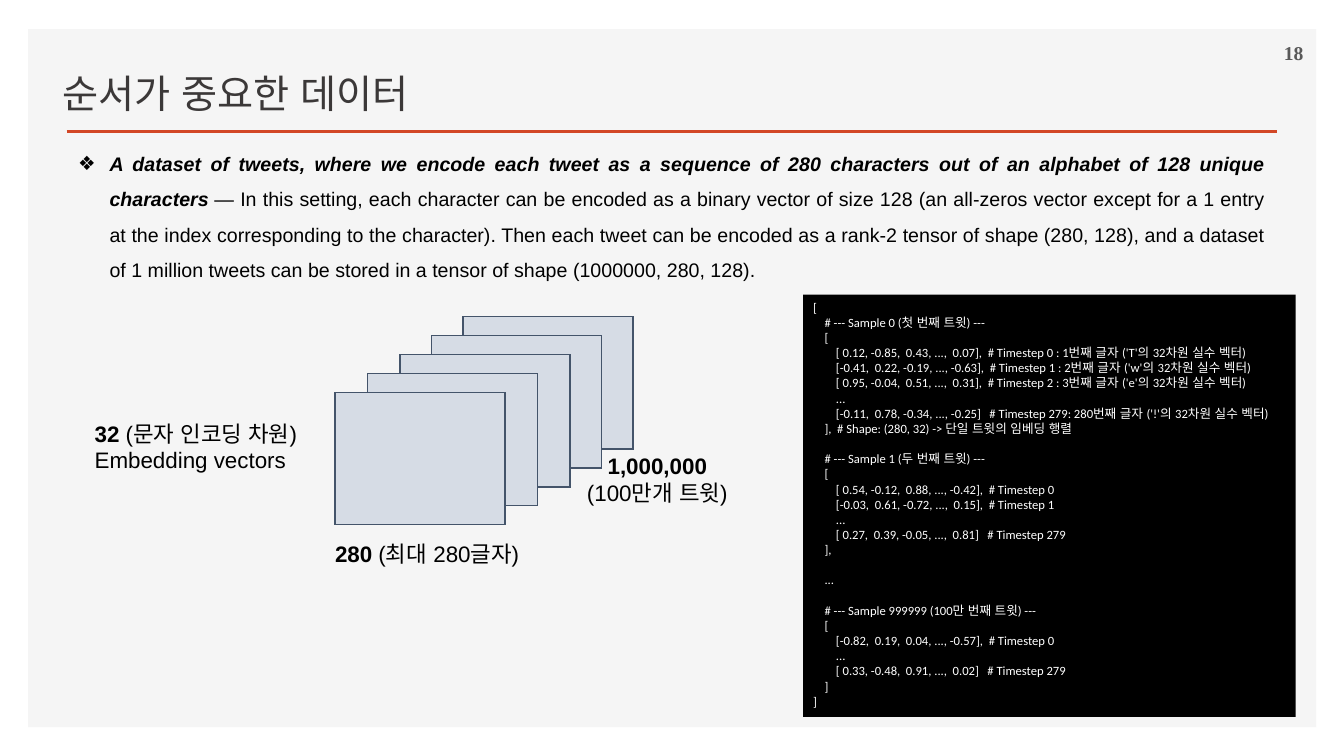
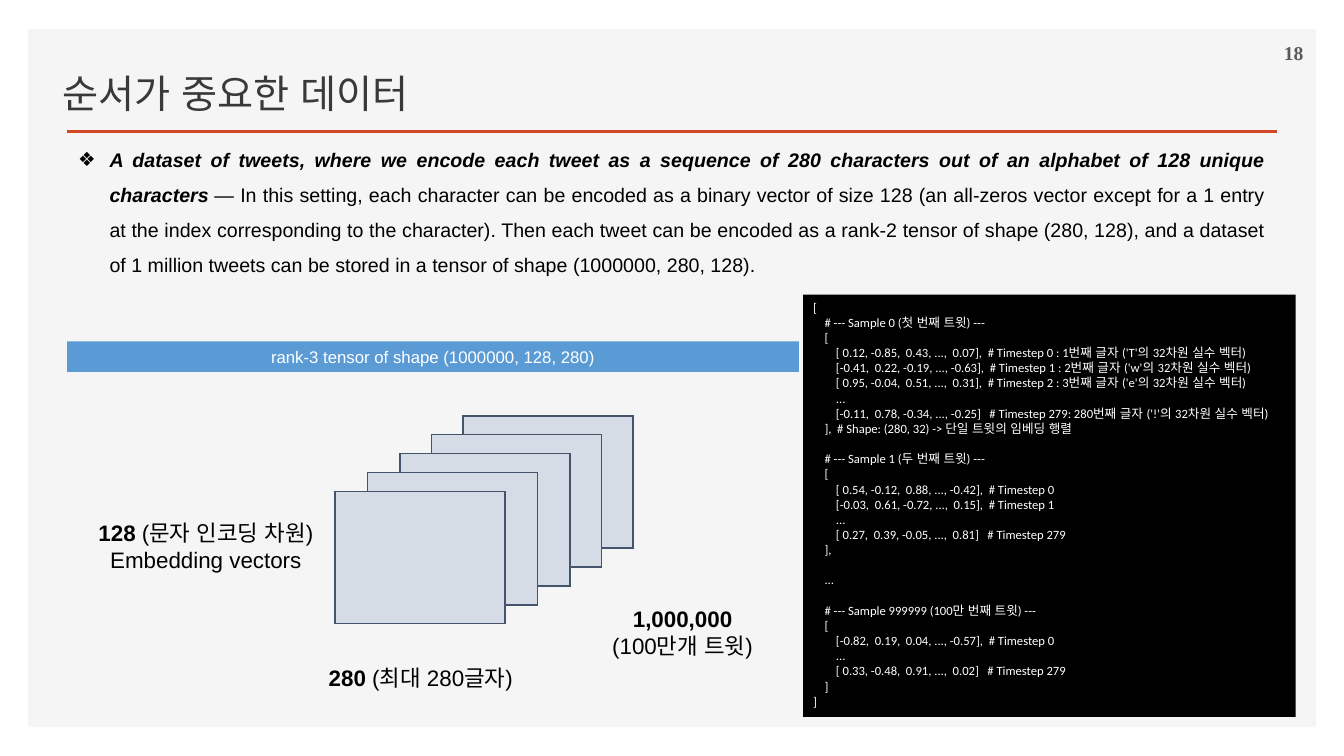
Before and after one commit to ancestor9/2026_Fall_Deep-Learning-with-Python, a slide deck: slide 18 of Chapter 13 Timeseries forecasting.pptx. Drawn at 1344x756 pixels with LibreOffice and Linux fonts; fonts in the diff are those of the drawing; background and template pictures are left out. Boxes give left, top, right and bottom in pixels: in the first picture for what was removed or moved away, otherwise in the second. Text is boxed around its words. In the diff, an @@ line names an element or a change of style, - is before the commit and + after.

```diff
--- a/Chapter 13 Timeseries forecasting.pptx
+++ b/Chapter 13 Timeseries forecasting.pptx
@@ text "A dataset of tweets, where ...": place and size @@
-text "A dataset of tweets, where ..." at bbox=[110, 156, 1264, 281]
+text "A dataset of tweets, where ..." at bbox=[110, 152, 1264, 276]
@@ rectangle added at bbox=[68, 342, 800, 372], fill #5B9BD5, 12 pt, text #FFFFFF @@
+rank-3 tensor of shape (1000000, 128, 280)
@@ 5 rectangles: place and size @@
-5 rectangles at bbox=[335, 317, 633, 524]
+5 rectangles at bbox=[335, 416, 633, 624]
@@ text "128 (문자 인코딩 차원)": place and size @@
-text "128 (문자 인코딩 차원)" at bbox=[95, 423, 297, 473]
+text "128 (문자 인코딩 차원)" at bbox=[98, 522, 314, 573]
@@ text at bbox=[98, 522, 314, 546]: text changed @@
-32 (문자 인코딩 차원)
+128 (문자 인코딩 차원)
@@ text at bbox=[110, 551, 301, 573]: alignment left to centre @@
@@ text "1,000,000": place and size @@
-text "1,000,000" at bbox=[587, 458, 728, 506]
+text "1,000,000" at bbox=[612, 611, 753, 659]
@@ text "280 (최대 280글자)": place and size @@
-text "280 (최대 280글자)" at bbox=[335, 544, 519, 567]
+text "280 (최대 280글자)" at bbox=[329, 669, 513, 691]
```
Also in this commit, not shown: 21 other slides changed, 4 slides added, 1 slide removed.
